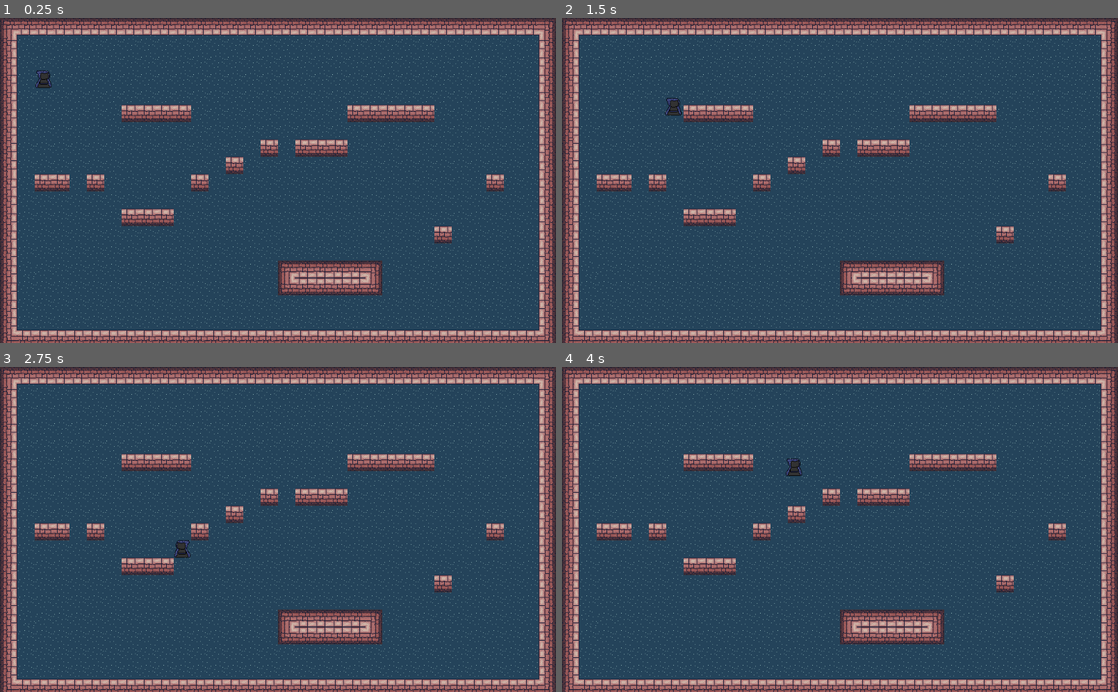
Above: before the commit, frames 1-4 (two rows, left to right).
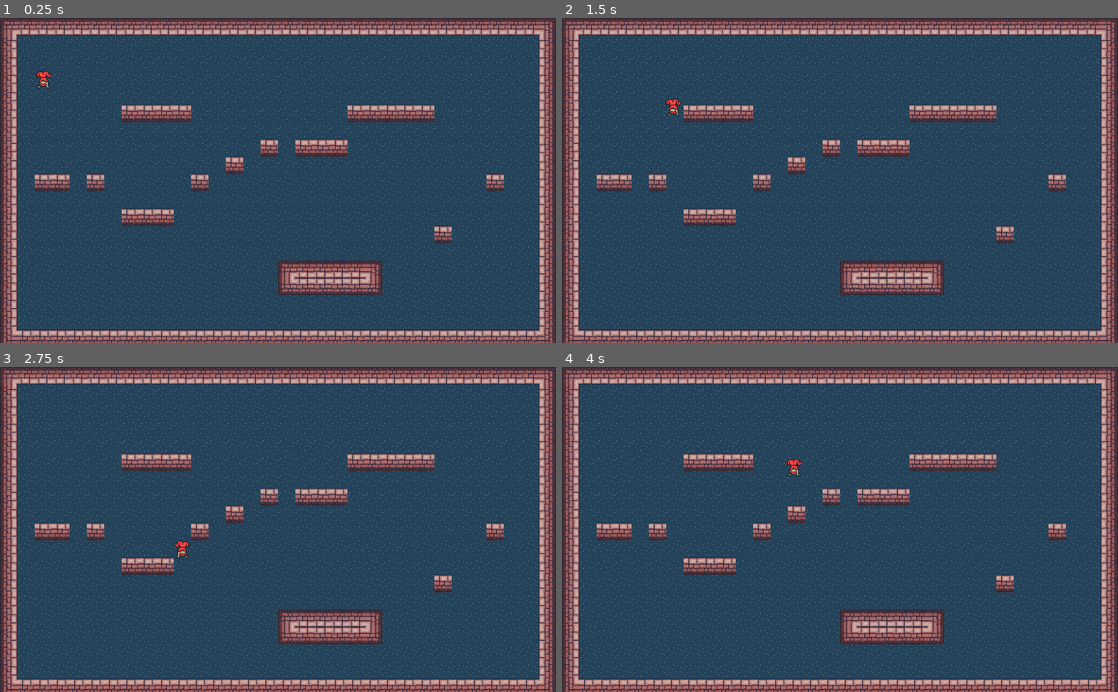
Above: after the commit, the same moments.

Repository: EmissaireBouc/bateau-jodoea
Game: Godot game, scene res://scenes/test.tscn
Same seed, same stepped clock (60 frames per second), same inputs: the game is played once before the commit and once after it.
Inputs:
- Up to frame 1 (0.25 s): no input
- Up to frame 2 (1.5 s): tap Enter (ui_accept) at 0.5, 0.77 s; hold Right (ui_right) from 0.53 s (still down)
- Up to frame 3 (2.75 s): tap Enter (ui_accept) at 1.52 s; release Right (ui_right) at 2.03 s; hold Left (ui_left) from 2.03 s (still down)
- Up to frame 4 (4 s): tap Enter (ui_accept) at 2.75, 3.02, 3.77 s; release Left (ui_left) at 2.78 s; hold Right (ui_right) from 2.78 s (still down)

The runs differ from the first frame. In frame 1, 0.1% of the frame differs, in the area x 6-10%, y 16-22%; in frame 2, 0.1%; in frame 3, 0.1%, in the area x 31-35%, y 53-59%; in frame 4, 0.1%.

Commit message:
changement charac design

Diff:
--- a/scenes/test.tscn
+++ b/scenes/test.tscn
@@ -13,9 +13,7 @@
 tile_set = ExtResource( 3 )
 cell_size = Vector2( 32, 32 )
 format = 1
-
 tile_data = PoolIntArray( 0, -1610612735, 0, 1, -1610612734, 0, 2, -1610612734, 0, 3, -1610612734, 0, 4, -1610612734, 0 …(13228 unchanged characters)…
-
 
 [node name="player" type="KinematicBody2D" parent="."]
 position = Vector2( 64, 64 )
@@ -34,4 +32,4 @@
 texture = ExtResource( 1 )
 offset = Vector2( 16, 16 )
 region_enabled = true
-region_rect = Rect2( 0, 0, 32, 32 )
+region_rect = Rect2( 160, 0, 32, 32 )
